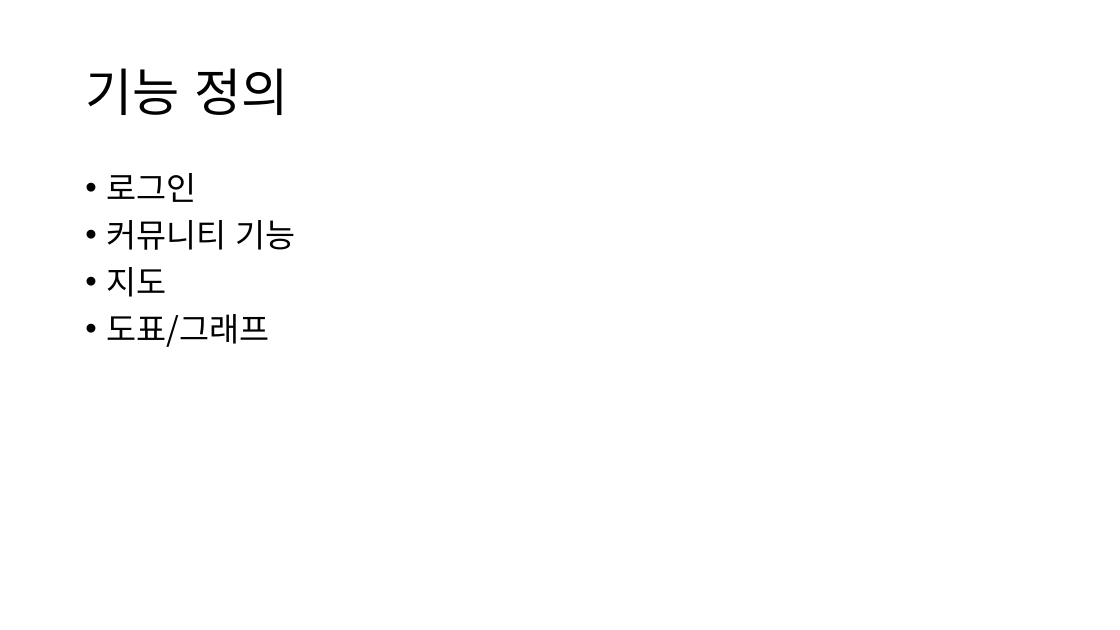
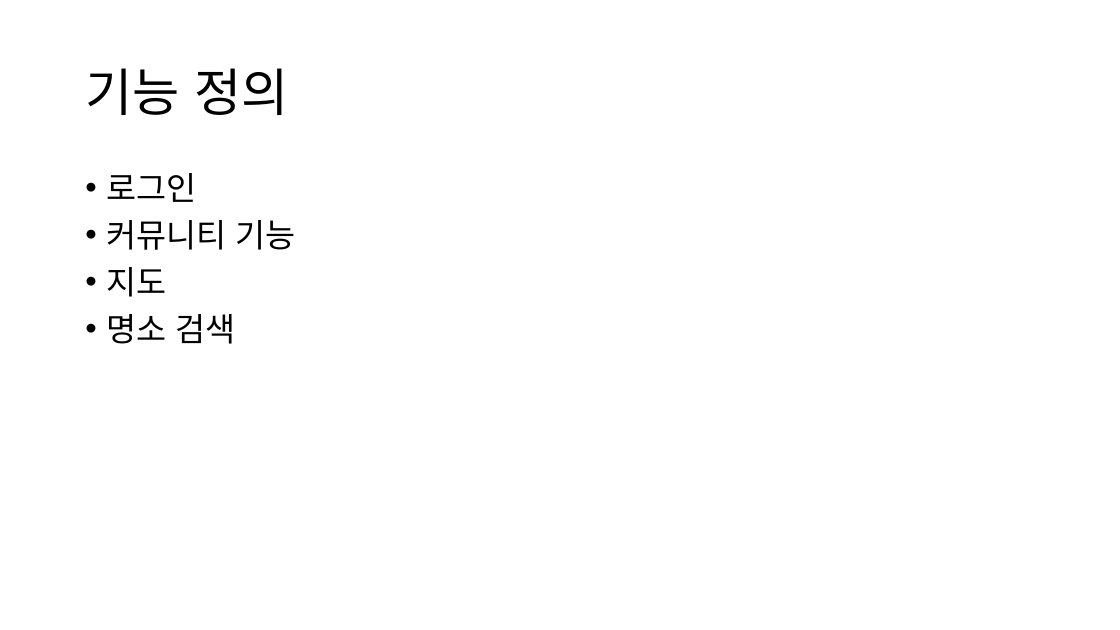
Before and after one commit to hahahahohohoho/mini_project, a slide deck: slide 3 of 빅데이터프로젝트계획서.pptx. Drawn at 1120x630 pixels with LibreOffice and Linux fonts; fonts in the diff are those of the drawing. Boxes give left, top, right and bottom in pixels: in the first picture for what was removed or moved away, otherwise in the second. Text is boxed around its words. In the diff, an @@ line names an element or a change of style, - is before the commit and + after.

```diff
--- a/빅데이터프로젝트계획서.pptx
+++ b/빅데이터프로젝트계획서.pptx
@@ text at box(106, 314, 236, 344): text changed @@
-• 도표/그래프
+• 명소 검색
```
Also in this commit, not shown: 3 other slides changed, 33 other files.
